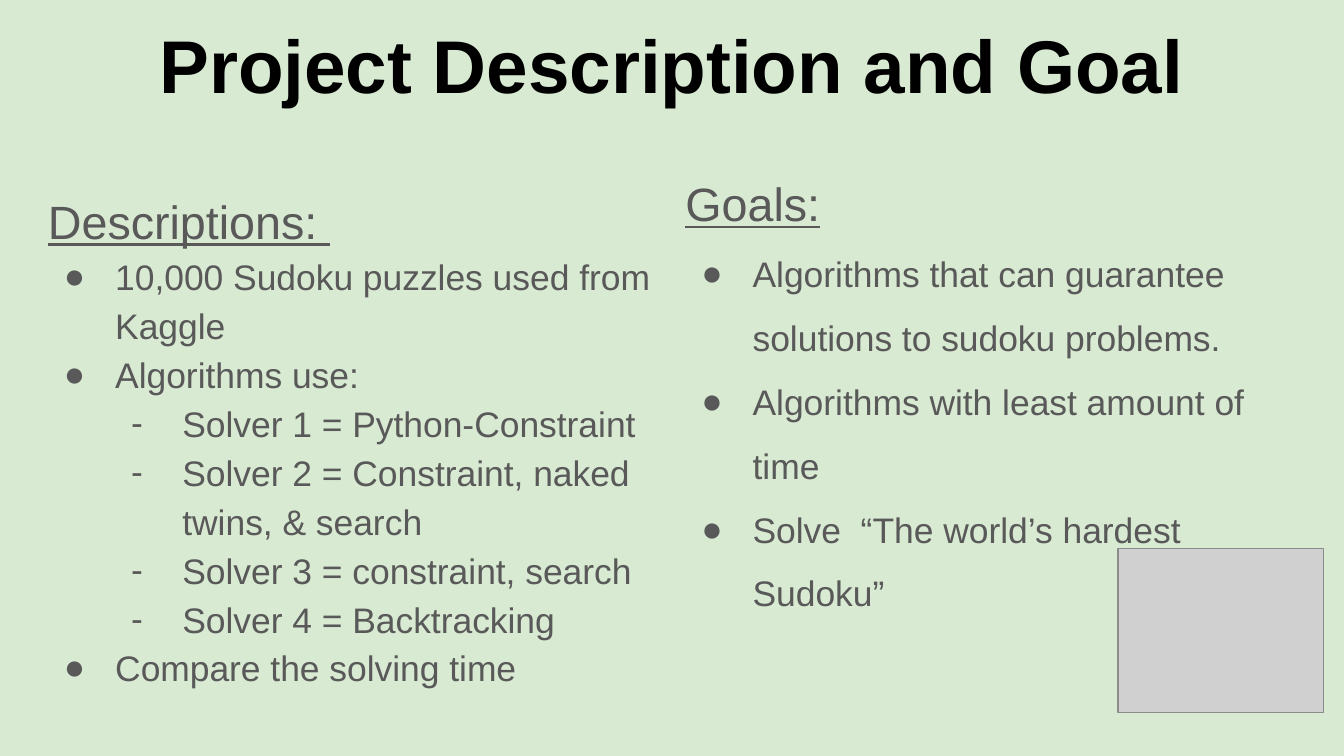
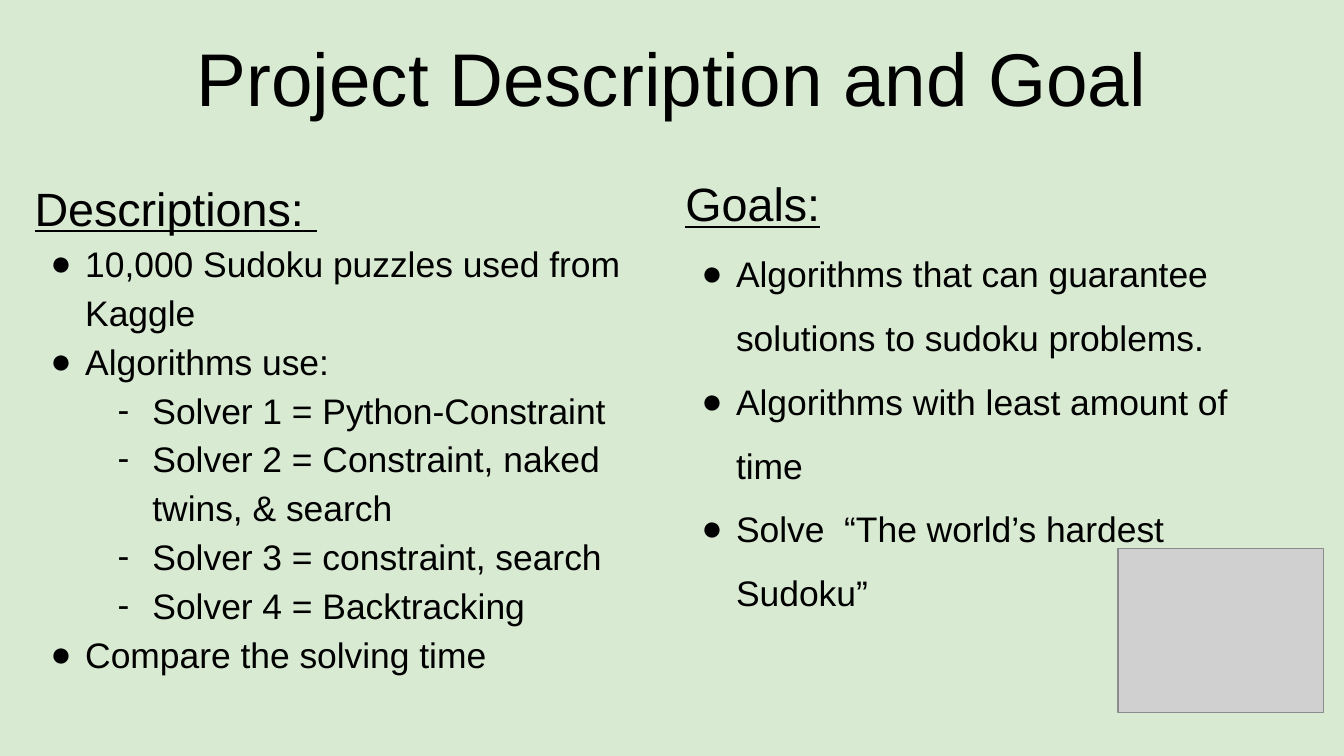
Before and after one commit to jcushing1/Example-Projects, a slide deck: slide 3 of sudoku.pptx. Drawn at 1344x756 pixels with LibreOffice and Linux fonts; fonts in the diff are those of the drawing; grey boxes stand for pictures. Boxes give left, top, right and bottom in pixels: in the first picture for what was removed or moved away, otherwise in the second. Text is boxed around its words. In the diff, an @@ line names an element or a change of style, - is before the commit and + after.

```diff
--- a/sudoku.pptx
+++ b/sudoku.pptx
@@ title "Project Description and Goal" at <box>197,52,1146,120</box>: bold off @@
@@ text "Goals:" at <box>685,187,1227,550</box>: text colour #595959 to #000000; indent changed; bullet colour #595959 to #000000 @@
@@ text "Descriptions:" at <box>35,192,620,675</box>: text colour #595959 to #000000; indent changed; bullet colour #595959 to #000000 @@
```
Also in this commit, not shown: 18 other slides changed.
